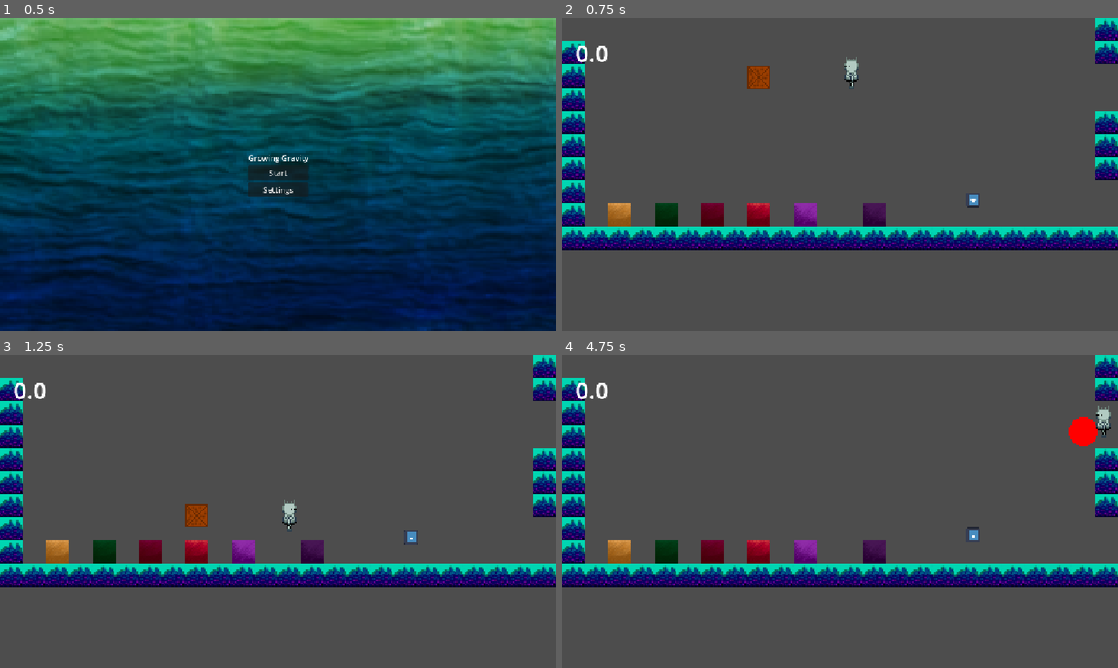
Above: before the commit, frames 1-4 (two rows, left to right).
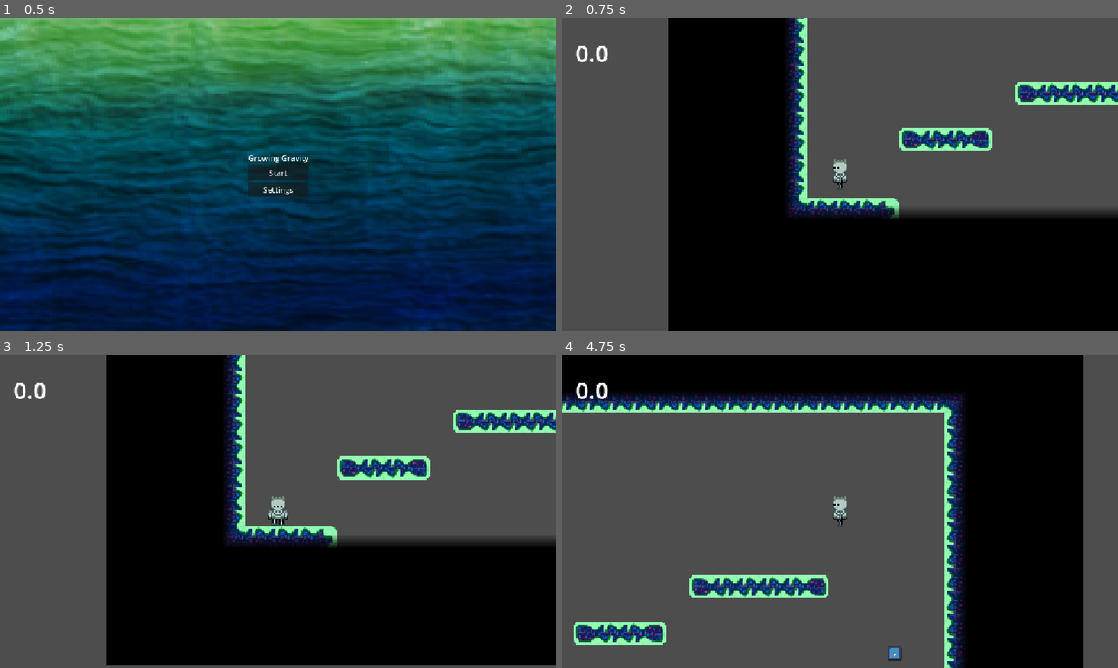
Above: after the commit, the same moments.

Repository: karelisso/R7L_fe
Game: Godot game, scene res://scenes/main_menu.tscn
Same seed, same stepped clock (60 frames per second), same inputs: the game is played once before the commit and once after it. The engine's default icon, where the game draws it, is replaced by a stand-in: a white triangle on a blue panel in a dark square.
Inputs:
- Up to frame 1 (0.5 s): no input
- Up to frame 2 (0.75 s): click "Start" at 0.5 s
- Up to frame 3 (1.25 s): no input
- Up to frame 4 (4.75 s): hold Right (right) 1.28-2.78 s; tap Space (jump) at 1.35, 1.52, 1.82, 2.1, 2.27, 2.57, 2.85, 3.6, 3.77, 4.07, 4.35, 4.52 s; hold Left (left) 2.78-3.53 s; hold Right (right) from 3.53 s (still down)

Frame 1 is identical in both runs. In frame 2, 56% of the frame differs, in the area x 0-100%, y 0-100%; in frame 3, 57%; in frame 4, 51%.

Commit message:
changed to mayo's level

Diff:
--- a/levels/level_1.tscn
+++ b/levels/level_1.tscn
@@ -2,6 +2,7 @@
 
 [ext_resource type="Texture2D" uid="uid://q0kwqa2a76m7" path="res://textures/tiles/FullSet.png" id="1_jirdo"]
 [ext_resource type="Texture2D" uid="uid://nyehhdlljlan" path="res://textures/tiles/Darkness.png" id="2_jirdo"]
+[ext_resource type="PackedScene" uid="uid://c6toiscbxbouq" path="res://scenes/spring.tscn" id="3_bt44k"]
 
 [sub_resource type="TileSetAtlasSource" id="TileSetAtlasSource_bt44k"]
 texture = ExtResource("1_jirdo")
@@ -119,6 +120,9 @@
 
 [node name="level1" type="Node2D" unique_id=891973835]
 
+[node name="PlayerSpawn" type="Node2D" parent="." unique_id=398013306]
+position = Vector2(-137, 56)
+
 [node name="TileMap" type="TileMapLayer" parent="." unique_id=1971003029]
 tile_map_data = PackedByteArray("AAD4/wUAAAABAAAAAAAKAPn/AAAAAAEAAAD1//j/AAAEAAAAAAD1//n/AAACAAEAAAD1//r/AAACAAEAAAD1// …(976 unchanged characters)…
 tile_set = SubResource("TileSet_jirdo")
@@ -127,5 +131,5 @@
 tile_map_data = PackedByteArray("AAAAAPj/AAABAAAAAAAAAAUAAAABAAIAAAAAAAYAAAABAAEAAAAAAAcAAAABAAEAAAAAAAgAAAABAAEAAAAAAA …(8368 unchanged characters)…
 tile_set = SubResource("TileSet_nvotg")
 
-[node name="plis plaec playur her" type="Node2D" parent="." unique_id=398013306]
-position = Vector2(-137, 56)
+[node name="Spring" parent="." unique_id=911301289 instance=ExtResource("3_bt44k")]
+position = Vector2(126, 54)
--- a/scenes/Main.tscn
+++ b/scenes/Main.tscn
@@ -9,7 +9,7 @@
 [node name="main" type="Node2D" unique_id=1276813274]
 script = ExtResource("1_uu6xs")
 spawn = Vector2(200, 30)
-stages = PackedStringArray("res://levels/lvl1.tscn", "res://levels/lvl2.tscn")
+stages = PackedStringArray("res://levels/level_1.tscn")
 
 [node name="CanvasLayer" type="CanvasLayer" parent="." unique_id=1170587652]
 
--- a/scenes/character.tscn
+++ b/scenes/character.tscn
@@ -134,7 +134,10 @@
 collision_mask = 2
 script = ExtResource("1_rkhd4")
 
+[node name="Camera2D" type="Camera2D" parent="." unique_id=1041434438]
+
 [node name="CollisionShape2D" type="CollisionShape2D" parent="." unique_id=1874132991]
+scale = Vector2(0.8, 1)
 shape = SubResource("RectangleShape2D_lmt8p")
 
 [node name="MeshInstance2D" type="MeshInstance2D" parent="." unique_id=531432236]
@@ -147,6 +150,7 @@
 [node name="Area2D" type="Area2D" parent="." unique_id=47805040]
 
 [node name="CollisionShape2D2" type="CollisionShape2D" parent="Area2D" unique_id=1471317511]
+scale = Vector2(0.8, 1)
 shape = SubResource("RectangleShape2D_lmt8p")
 
 [node name="AnimatedSprite2D" type="AnimatedSprite2D" parent="." unique_id=1458269014]
--- a/scripts/character_body_2d.gd
+++ b/scripts/character_body_2d.gd
@@ -74,9 +74,6 @@
 func _on_area_2d_area_entered(area: Area2D) -> void:
 	if area.id == "level_loader":
 		area.call_deferred("loadlevel")
-		#transition between rooms should reset gravity?
-		gravity =5
-		jump_velocity = -200
 		pos_buffer.clear()
 		area.get_parent().call_deferred("queue_free")
 	elif area.id == "spring":
--- a/scripts/handel_main.gd
+++ b/scripts/handel_main.gd
@@ -33,7 +33,7 @@
 	var some_scene = load(stages[tooo]) # returns a PackedScene
 	var instanced_scene = some_scene.instantiate() # returns an instance of the scene
 	sceneparent.add_child(instanced_scene)
-	player.position = Vector2(x,y)
+	player.position = sceneparent.get_child(0).get_child(0).position
 
 func toggle_pause():
 	if not is_paused:
